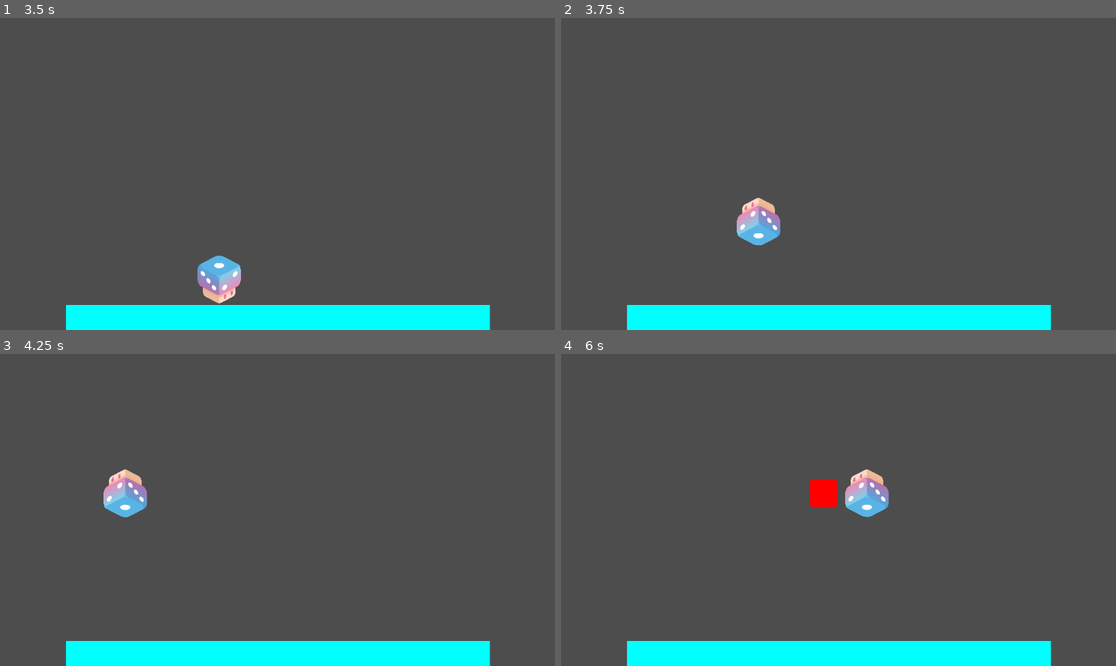
Above: before the commit, frames 1-4 (two rows, left to right).
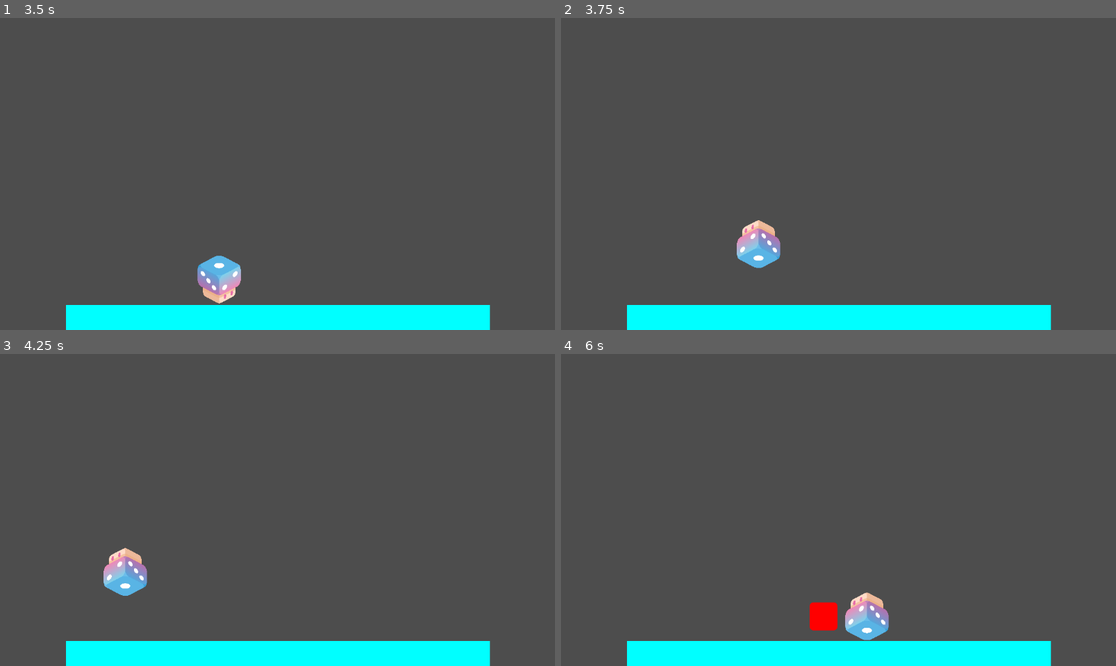
Above: after the commit, the same moments.

Repository: PlaySorbonne/projet-pixel
Game: Godot game, scene res://scenes/Menus/MenuPersistent.tscn
Two runs of this game, one before a commit and one after it. Both use one fixed random seed, a clock stepped at 60 frames per second and the inputs below. The engine's default icon, where the game draws it, is replaced by a stand-in: a white triangle on a blue panel in a dark square.
Inputs:
- Up to frame 1 (3.5 s): click "Start" at 0.5 s; tap Enter (attack) at 1.25 s; hold D (right) 1.28-2 s; hold Enter (attack) 1.28-2 s; tap Space (jump) at 1.52, 1.82, 3.02, 3.05, 3.32 s; tap Shift (special) at 1.55, 2.85 s; click "Play game" at 2 s; hold D (right) from 2.78 s (still down)
- Up to frame 2 (3.75 s): release D (right) at 3.53 s; hold A (left) from 3.53 s (still down); hold Space (jump) from 3.53 s (still down)
- Up to frame 3 (4.25 s): keep holding A (left); keep holding Space (jump); tap Enter (attack) at 3.8 s
- Up to frame 4 (6 s): release A (left) at 4.28 s; release Space (jump) at 4.28 s; hold D (right) 4.28-5.78 s; tap Enter (attack) at 4.35, 5.85 s; tap Space (jump) at 4.52, 4.82, 5.27, 5.3, 5.57 s; tap Shift (special) at 4.55 s; hold Shift (special) 5.03-5.78 s; hold A (left) from 5.78 s (still down)

Frame 1 is identical in both runs. In frame 2, 1.5% of the frame differs, in the area x 31-40%, y 57-81%; in frame 3, 1.8%; in frame 4, 2.7%, in the area x 44-60%, y 36-92%.

Commit message:
added jump cut

Diff:
--- a/scenes/Characters/Player.tscn
+++ b/scenes/Characters/Player.tscn
@@ -5,6 +5,9 @@
 
 [node name="PlayerCharacter" instance=ExtResource("1_cukm7")]
 script = ExtResource("2_7jbn1")
+speed = 300.0
+jump_velocity = -700.0
+weight_multiplier = 1.0
 attack_damage = 1
 attack_intensity = 1
 attack_duration = 0.125
--- a/scripts/player.gd
+++ b/scripts/player.gd
@@ -3,9 +3,9 @@
 
 enum Controls {KEYBOARD, CONTROLLER}
 
-const SPEED = 300.0
-const JUMP_VELOCITY = -700.0
-
+@export var speed := 300.0
+@export var jump_velocity := -700.0
+@export var weight_multiplier := 1.0
 @export var attack_damage := 1
 @export var attack_intensity := 1 #for breaking super armor and flying velocity
 @export var attack_duration := 0.125
@@ -28,7 +28,7 @@
 
 func _physics_process(delta):
 	if not is_on_floor():
-		velocity.y += gravity * delta
+		velocity.y += gravity * delta * weight_multiplier
 	move_and_slide()
 
 func _input(event : InputEvent):
@@ -41,19 +41,24 @@
 	if is_correct_control_type && event.device == control_device:
 		# Handle jump.
 		if event.is_action_pressed("jump") and is_on_floor():
-			velocity.y = JUMP_VELOCITY
+			velocity.y = jump_velocity * weight_multiplier / 1.5
+		elif event.is_action_released("jump") and velocity.y < -50.0:
+			velocity.y = -50.0
 
+		# Handle normal attack
 		if event.is_action_pressed("attack"):
 			attack()
 
+		# Handle special
 		elif event.is_action_pressed("special"):
 			print("character [" + str(character_id) + "] special !")
 
+		# Handle movement
 		elif event.is_action_pressed("right"):
-			velocity.x = SPEED
+			velocity.x = speed
 			check_turn(true)
 		elif event.is_action_pressed("left"):
-			velocity.x = -SPEED
+			velocity.x = -speed
 			check_turn(false)
 		elif (event.is_action_released("right") && velocity.x > 0) || (
 		event.is_action_released("left") && velocity.x < 0):
